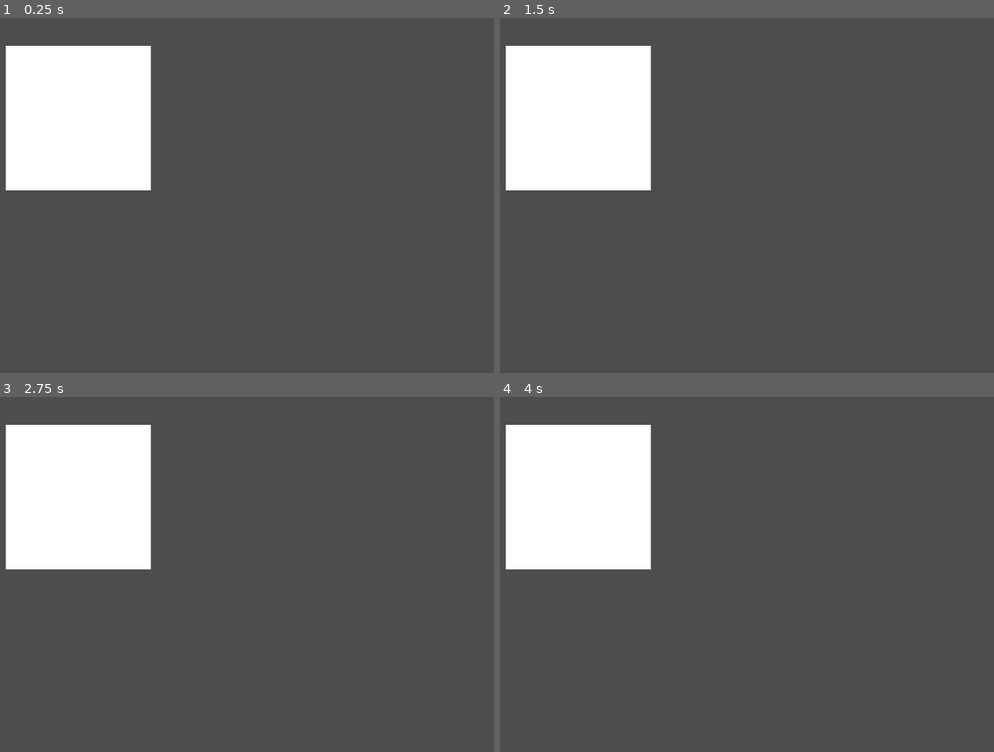
Above: before the commit, frames 1-4 (two rows, left to right).
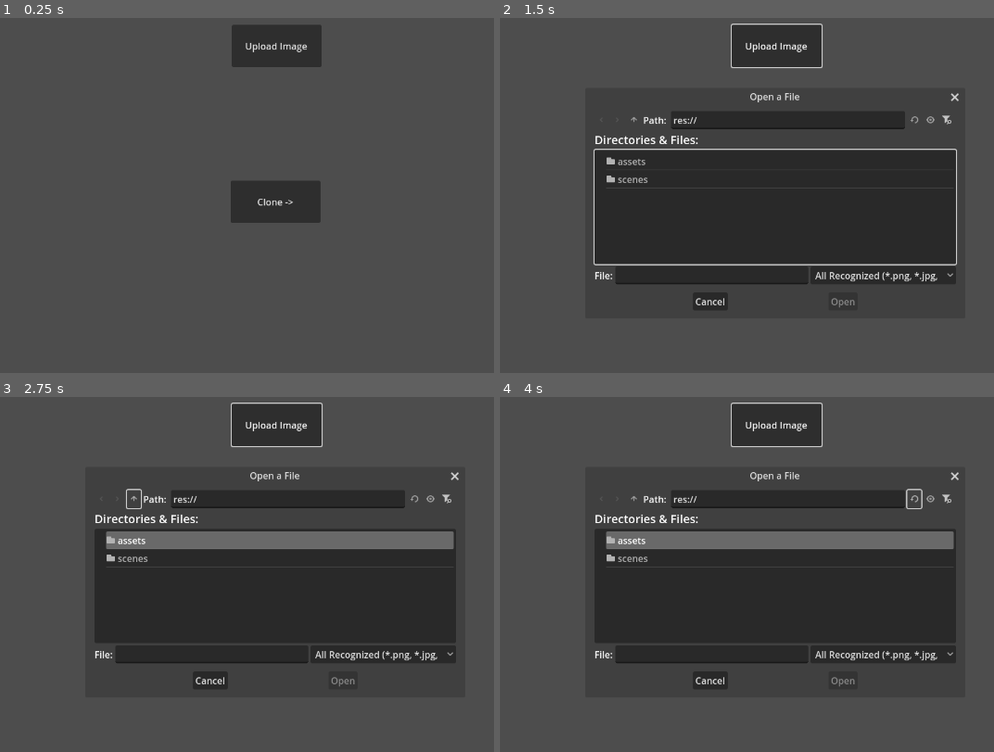
Above: after the commit, the same moments.

Repository: mmaxwellgaming777/NFTGenerationGodotApp
Game: Godot game, scene res://scenes/main.tscn
Same seed, same stepped clock (60 frames per second), same inputs: the game is played once before the commit and once after it.
Inputs (mouse positions are in pixels of both pictures, inside the frame that each line leads up to):
- Up to frame 1 (0.25 s): no input
- Up to frame 2 (1.5 s): click (776, 46) at 0.5 s, where only the run after the commit has a clickable "Upload Image"; click (776, 202) at 1.25 s, where only the run after the commit has a clickable "Clone ->"
- Up to frame 3 (2.75 s): click (133, 499) at 2.02 s
- Up to frame 4 (4 s): click (633, 499) at 2.77 s; click (914, 499) at 3.52 s

The runs differ from the first frame. In frame 1, 16% of the frame differs, in the area x 1-66%, y 2-58%; in frame 2, 43%, in the area x 1-93%, y 1-83%; in frame 3, 43%; in frame 4, 43%.

Commit message:
Image upload/clone button added, and image clone script added. App now maximizes to device screen size.

Diff:
--- a/scenes/main.tscn
+++ b/scenes/main.tscn
@@ -1,9 +1,39 @@
 [gd_scene load_steps=2 format=3 uid="uid://c55vgae17jxfi"]
 
-[ext_resource type="Script" uid="uid://caj81jghs360b" path="res://scenes/main.gd" id="1_o5qli"]
+[ext_resource type="Script" uid="uid://b3t8q8i8jsfwa" path="res://scenes/uploadImage.gd" id="1_0wfyh"]
 
 [node name="Main" type="Node2D"]
-script = ExtResource("1_o5qli")
+script = ExtResource("1_0wfyh")
 
 [node name="Sprite2D" type="Sprite2D" parent="."]
 position = Vector2(300, 200)
+
+[node name="FileDialog" type="FileDialog" parent="."]
+position = Vector2i(0, 36)
+
+[node name="OgTextureRect" type="TextureRect" parent="."]
+offset_right = 40.0
+offset_bottom = 40.0
+
+[node name="UploadButton" type="Button" parent="."]
+offset_left = 565.0
+offset_top = 39.0
+offset_right = 720.0
+offset_bottom = 112.0
+text = "Upload Image"
+
+[node name="CloneButton" type="Button" parent="."]
+offset_left = 563.0
+offset_top = 308.0
+offset_right = 718.0
+offset_bottom = 381.0
+text = "Clone ->"
+
+[node name="ClonedTextureRect" type="TextureRect" parent="."]
+offset_left = 805.0
+offset_top = 1.0
+offset_right = 845.0
+offset_bottom = 41.0
+
+[connection signal="pressed" from="UploadButton" to="." method="_on_upload_button_pressed"]
+[connection signal="pressed" from="CloneButton" to="." method="_on_clone_button_pressed"]
--- /dev/null
+++ b/scenes/uploadImage.gd
@@ -0,0 +1,27 @@
+extends Node2D
+
+@onready var file_dialog = $FileDialog
+@onready var og_texture_rect = $OgTextureRect
+@onready var cloned_texture_rect = $ClonedTextureRect
+
+func _ready():
+	file_dialog.file_mode = FileDialog.FILE_MODE_OPEN_FILE
+	file_dialog.filters = ["*.png ; PNG Images", "*.jpg ; JPEG Images", "*.jpeg ; JPEG Images"]
+	file_dialog.connect("file_selected", _on_file_selected)
+
+
+func _on_file_selected(path):
+	var image = Image.new()
+	var error = image.load(path)
+	if error == OK:
+		var texture = ImageTexture.create_from_image(image)
+		og_texture_rect.texture = texture
+	else:
+		print("Failed to load image:", error)
+
+
+func _on_upload_button_pressed() -> void:
+	file_dialog.popup_centered()
+
+func _on_clone_button_pressed() -> void:
+	cloned_texture_rect.texture = $OgTextureRect.texture
Binary file added: assets/random_art.png
Not shown, added: assets/random_art.png.import
Renamed: scenes/main.gd -> scenes/drawOnRect.gd
Renamed: scenes/main.gd.uid -> scenes/drawOnRect.gd.uid
Not shown, added: scenes/uploadImage.gd.uid
